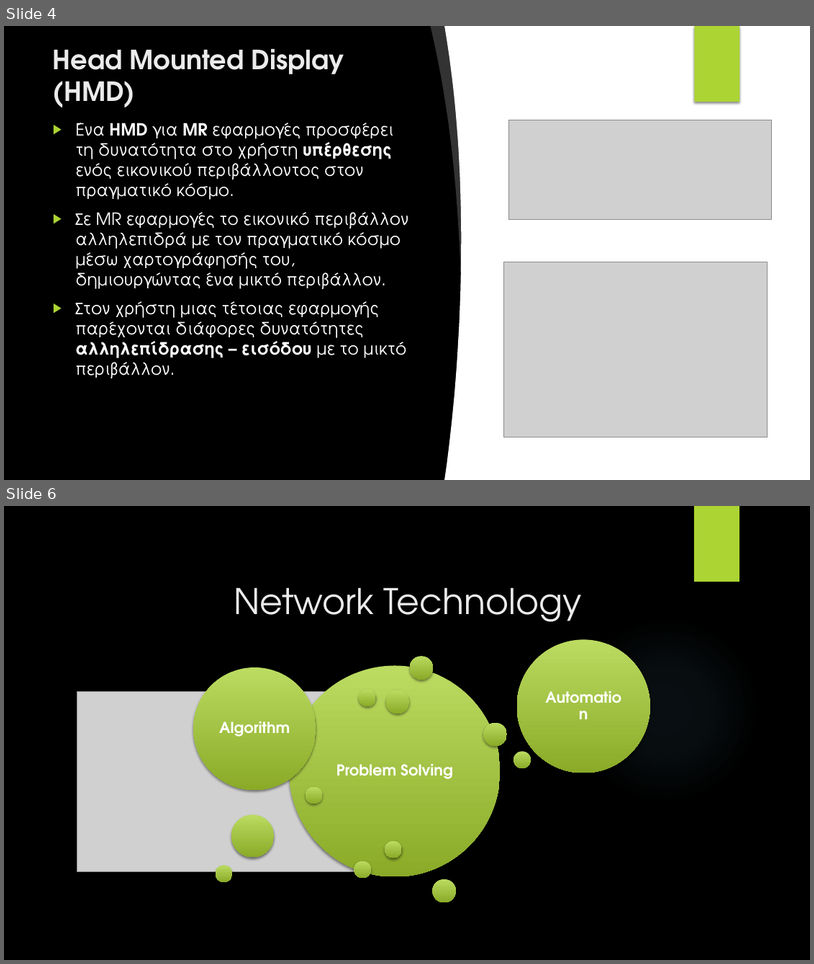
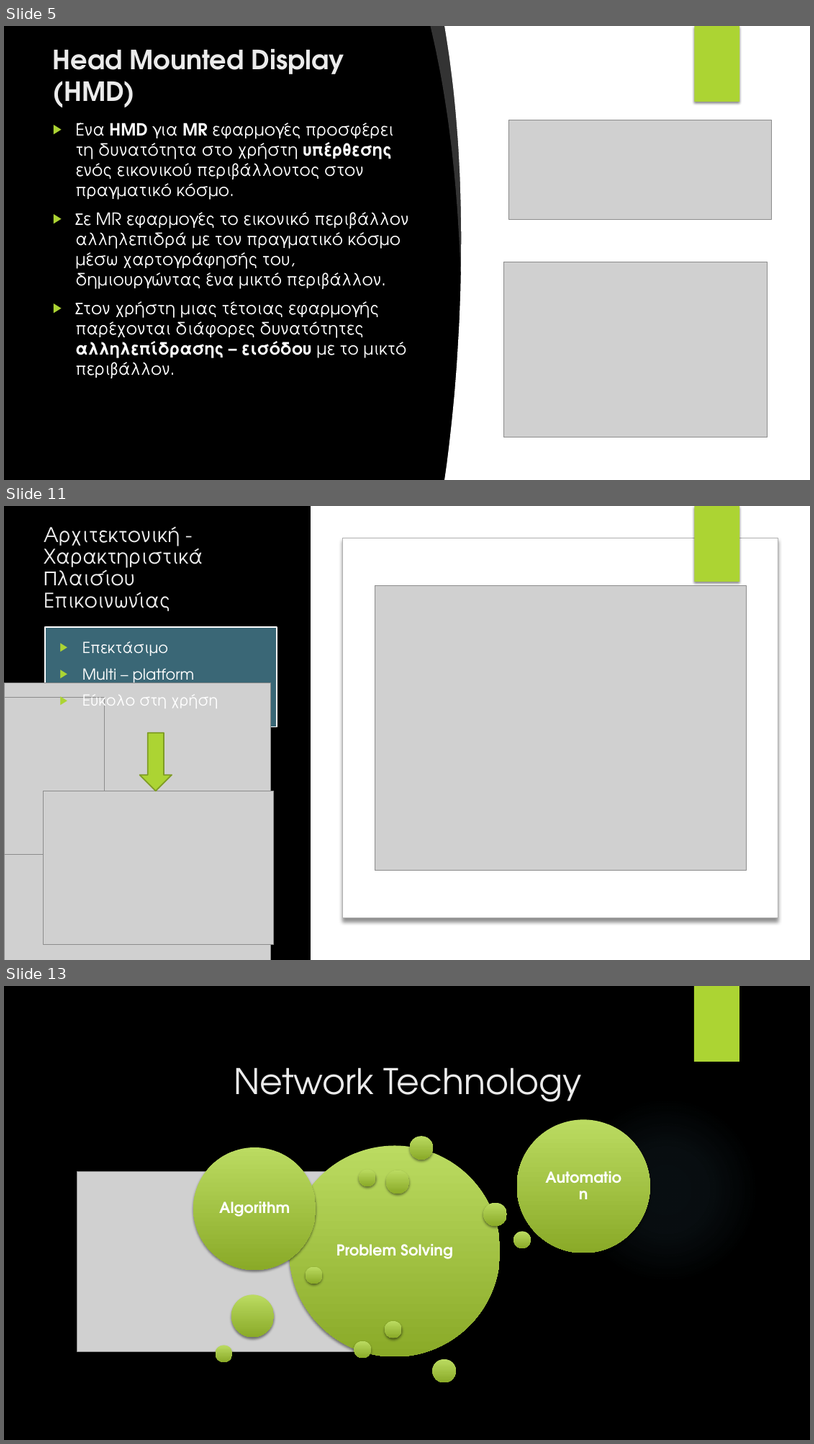
Before and after one commit to HeftyCoder/UnityInputTransfer, a slide deck: Hololens/Dev Log/Thesis/Thesis Presentation.pptx. Shown one above the other, each under a label of ours: slides 4 and 6 before the commit, slides 5, 11 and 13 after it; the slides between them are not shown. The pictures are 814x964 and 814x1444 pixels, drawn with LibreOffice and Linux fonts; fonts in the diff are those of the drawing; grey boxes stand for pictures; background and template pictures are left out. Boxes give left, top, right and bottom in pixels: in the first picture for what was removed or moved away, otherwise in the second. Text is boxed around its words. In the diff, an @@ line names an element or a change of style, - is before the commit and + after.

```diff
--- a/Hololens/Dev Log/Thesis/Thesis Presentation.pptx
+++ b/Hololens/Dev Log/Thesis/Thesis Presentation.pptx
@@ slide 11 added at [4,506,810,960], background picture (left out) @@
@@ title added at [44,526,203,611], 24 pt, text #EBEBEB @@
+Αρχιτεκτονική - Χαρακτηριστικά Πλαισίου Επικοινωνίας
@@ rectangle added at [311,506,810,960], fill #FFFFFF @@
@@ picture added at [533,506,639,582] @@
@@ rectangle added at [694,506,740,582], fill #ACD433 @@
@@ rectangle added at [695,506,741,582], fill #ACD433 @@
@@ rounded rectangle added at [343,538,778,918], fill #FFFFFF, outline #B0B0B0 1 pt @@
@@ picture added at [375,585,746,870] @@
@@ rectangle added at [44,627,276,727], fill #75CEEC at 50% opacity, outline #FFFFFF 1.5 pt @@
@@ text added at [82,641,218,713], 18 pt, text #FFFFFF @@
+▶ Επεκτάσιμο
+▶ Multi – platform
+▶ Εύκολο στη χρήση
@@ picture added at [4,682,271,960] @@
@@ picture added at [4,698,104,854] @@
@@ up arrow added at [139,733,172,791], fill #ACD433, outline #7F9D26 1.5 pt @@
@@ picture added at [44,791,274,944] @@
@@ picture added at [574,909,639,960] @@
@@ what was slide 4 is now slide 5 @@
@@ what was slide 6 is now slide 13 @@
```
Also in this commit, not shown: 2 slides changed, 6 other slides added, 1 other file.
